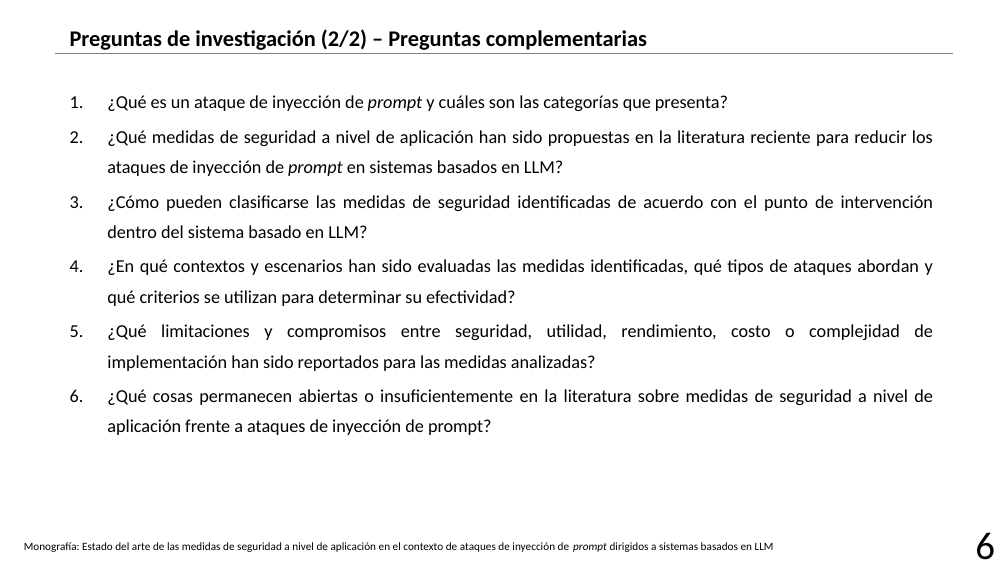
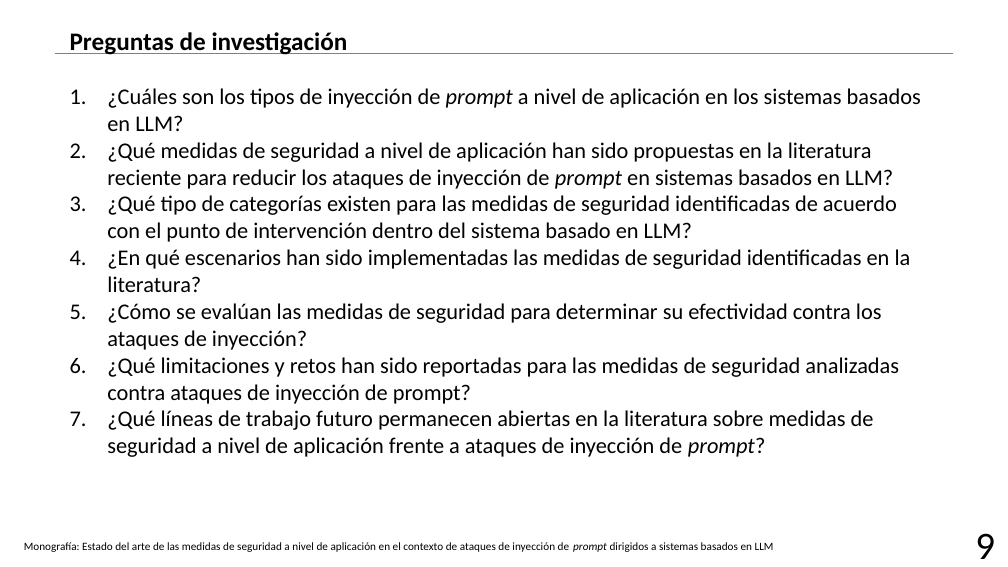
Before and after one commit to AJRx26/semestreVII, a slide deck: slide 10 of proyectoguiado/protocoloRSL/18(RSL)_NunezSanchezAbraham.pptx (slide 9 before the commit). Drawn at 1008x567 pixels with LibreOffice and Linux fonts; fonts in the diff are those of the drawing; background and template pictures are left out. Boxes give left, top, right and bottom in pixels: in the first picture for what was removed or moved away, otherwise in the second. Text is boxed around its words. In the diff, an @@ line names an element or a change of style, - is before the commit and + after.

```diff
--- a/proyectoguiado/protocoloRSL/18(RSL)_NunezSanchezAbraham.pptx
+++ b/proyectoguiado/protocoloRSL/18(RSL)_NunezSanchezAbraham.pptx
@@ text at [70,32,348,55]: text changed; size 16 to 18 pt @@
-Preguntas de investigación (2/2) – Preguntas complementarias
+Preguntas de investigación
@@ text at [107,88,921,131]: text changed; size 12.9 to 16 pt @@
-1. ¿Qué es un ataque de inyección de prompt y cuáles son las categorías que presenta?
+1. ¿Cuáles son los tipos de inyección de prompt a nivel de aplicación en los sistemas basados en LLM?
@@ text at [107,142,893,189]: size 12.9 to 16 pt in "¿Qué medidas de seguridad a nivel de ..."; alignment justified to left; line spacing 1.4 to 0.9; more space between paragraphs @@
@@ text at [107,195,911,457]: text changed; size 12.9 to 16 pt @@
-3. ¿Cómo pueden clasificarse las medidas de seguridad identificadas de acuerdo con el punto de intervención dentro del sistema basado en LLM?
-4. ¿En qué contextos y escenarios han sido evaluadas las medidas identificadas, qué tipos de ataques abordan y qué criterios se utilizan para determinar su efectividad?
-5. ¿Qué limitaciones y compromisos entre seguridad, utilidad, rendimiento, costo o complejidad de implementación han sido reportados para las medidas analizadas?
-6. ¿Qué cosas permanecen abiertas o insuficientemente en la literatura sobre medidas de seguridad a nivel de aplicación frente a ataques de inyección de prompt?
+3. ¿Qué tipo de categorías existen para las medidas de seguridad identificadas de acuerdo con el punto de intervención dentro del sistema basado en LLM?
+4. ¿En qué escenarios han sido implementadas las medidas de seguridad identificadas en la literatura?
+5. ¿Cómo se evalúan las medidas de seguridad para determinar su efectividad contra los ataques de inyección?
+6. ¿Qué limitaciones y retos han sido reportadas para las medidas de seguridad analizadas contra ataques de inyección de prompt?
+7. ¿Qué líneas de trabajo futuro permanecen abiertas en la literatura sobre medidas de seguridad a nivel de aplicación frente a ataques de inyección de prompt?
@@ text at [975,533,995,559]: text changed @@
-6
+9
```
Also in this commit, not shown: 16 other slides changed, 6 slides added, 1 slide removed, 5 other files.
